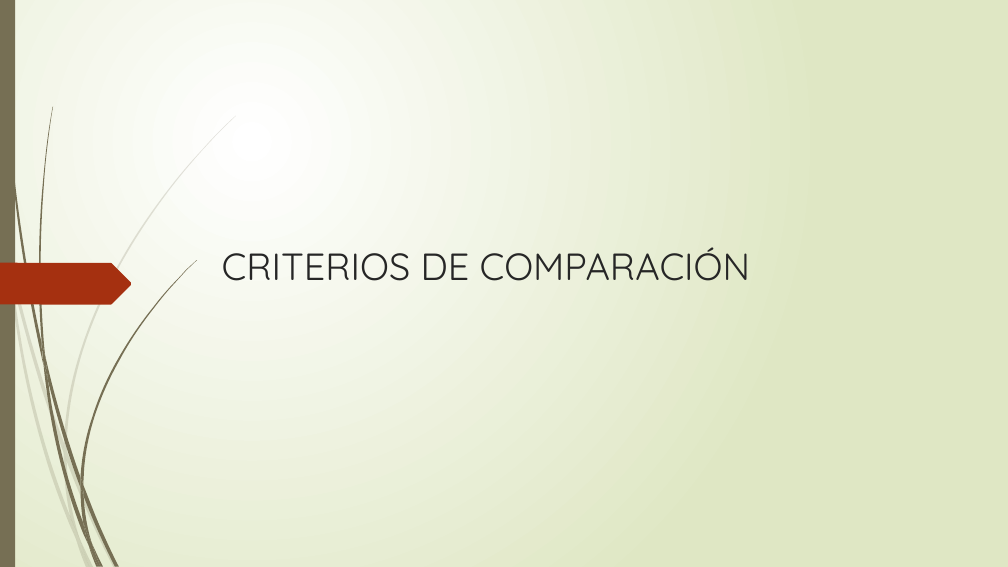
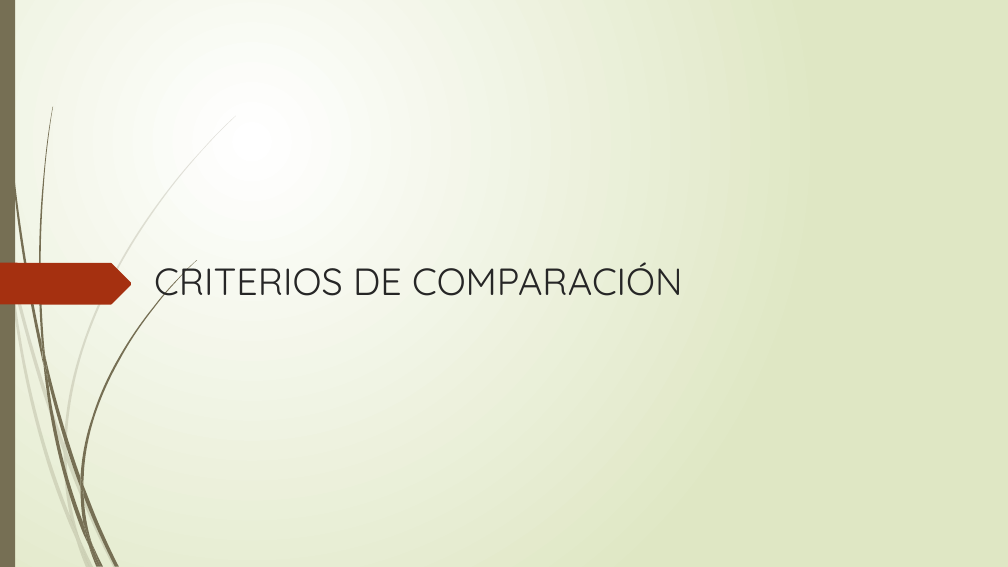
Before and after one commit to DiegoUAH/TG3, a slide deck: slide 7 of TG3_final.pptx (slide 12 before the commit). Drawn at 1008x567 pixels with LibreOffice and Linux fonts; fonts in the diff are those of the drawing. Boxes give left, top, right and bottom in pixels: in the first picture for what was removed or moved away, otherwise in the second. Text is boxed around its words. In the diff, an @@ line names an element or a change of style, - is before the commit and + after.

```diff
--- a/TG3_final.pptx
+++ b/TG3_final.pptx
@@ text "CRITERIOS DE COMPARACIÓN" rewrapped from (x1=222, y1=247, x2=751, y2=281) to (x1=154, y1=260, x2=683, y2=305) @@
```
Also in this commit, not shown: 5 other slides changed, 18 slides added, 30 slides removed.
